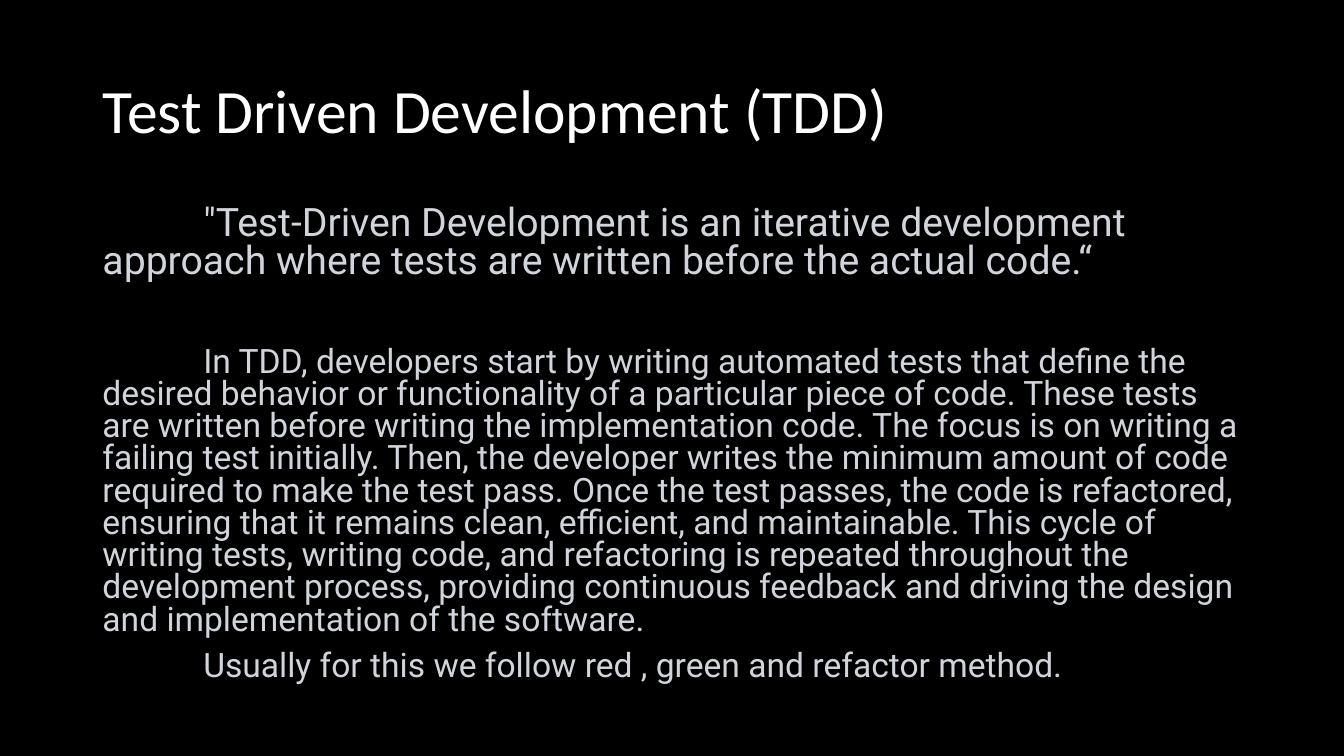
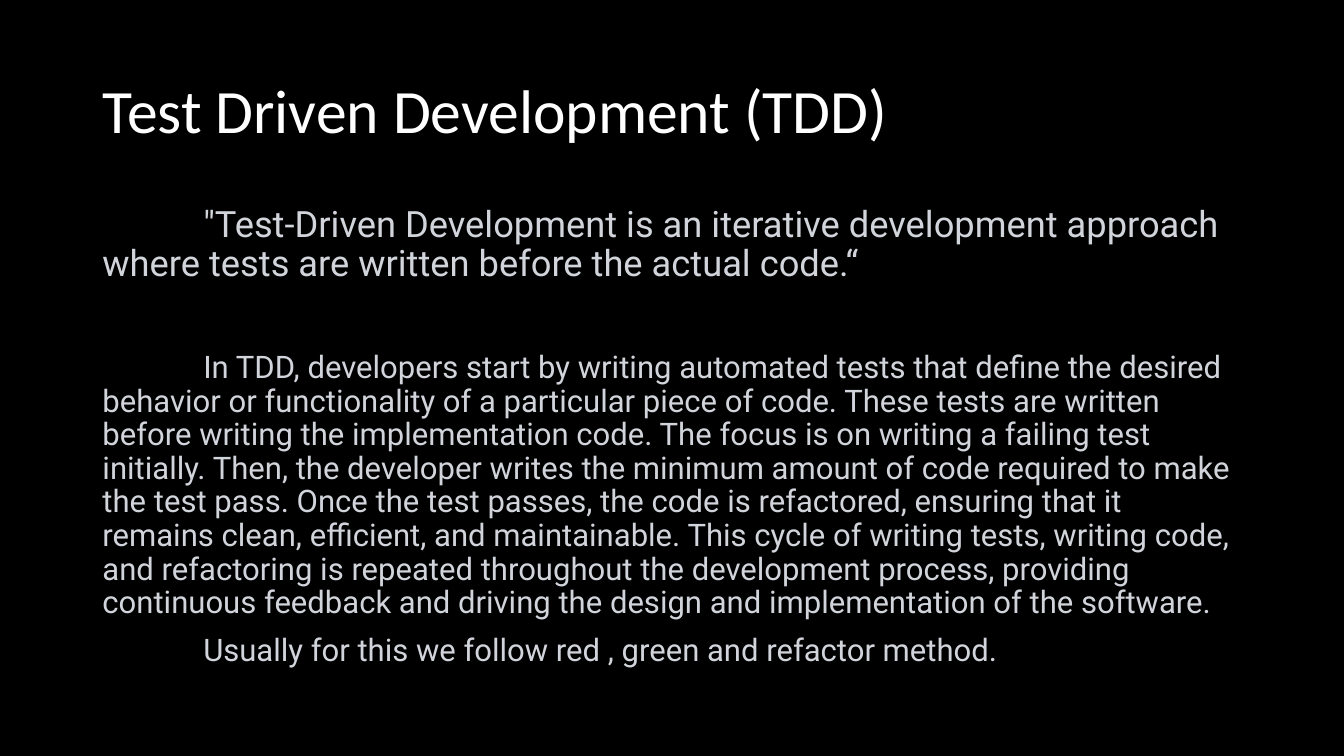
Before and after one commit to cdrHimavanth/Presentations, a slide deck: slide 8 of TDD WITH Junit 5 (23-6-2023)/TDD with Junit 5.pptx. Drawn at 1344x756 pixels with LibreOffice and Linux fonts; fonts in the diff are those of the drawing. Boxes give left, top, right and bottom in pixels: in the first picture for what was removed or moved away, otherwise in the second. Text is boxed around its words. In the diff, an @@ line names an element or a change of style, - is before the commit and + after.

```diff
--- a/TDD WITH Junit 5 (23-6-2023)/TDD with Junit 5.pptx
+++ b/TDD WITH Junit 5 (23-6-2023)/TDD with Junit 5.pptx
@@ text ""Test-Driven Development is an iterative ..." at (x1=102, y1=209, x2=1230, y2=668): size 28 to 25.9 pt in ""Test-Driven Development is an iterative development approac ..."; size 24 to 22.2 pt in "In TDD, developers start by writing automated ...", "Usually for this we follow red , ..."; line spacing 0.8 to 0.9 @@
```
Also in this commit, not shown: 3 other slides changed, 6 slides added, 15 other files.
